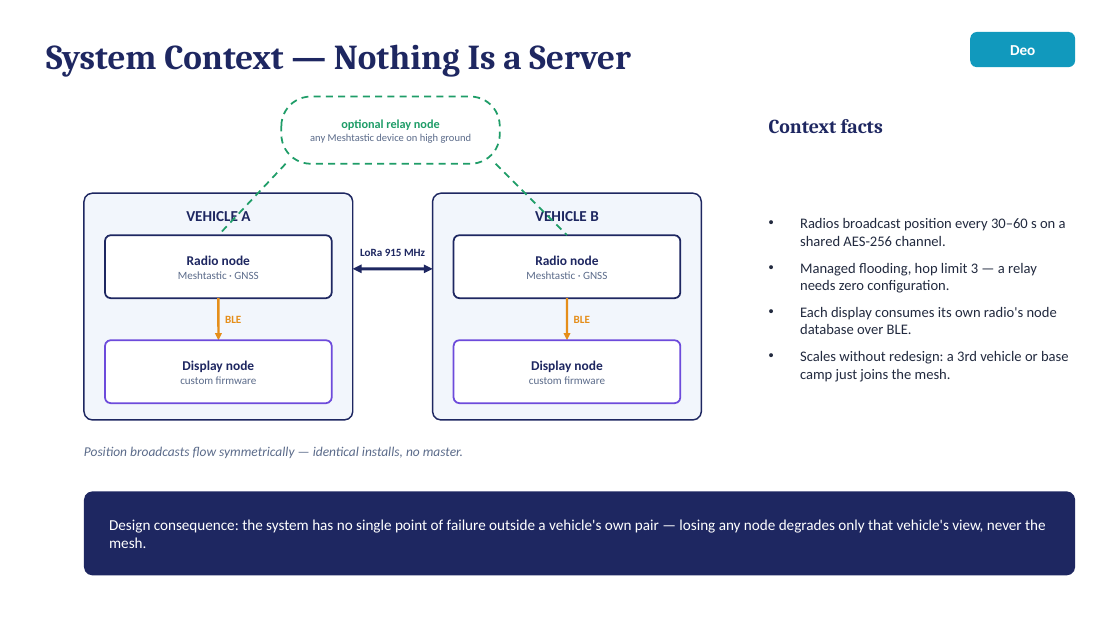
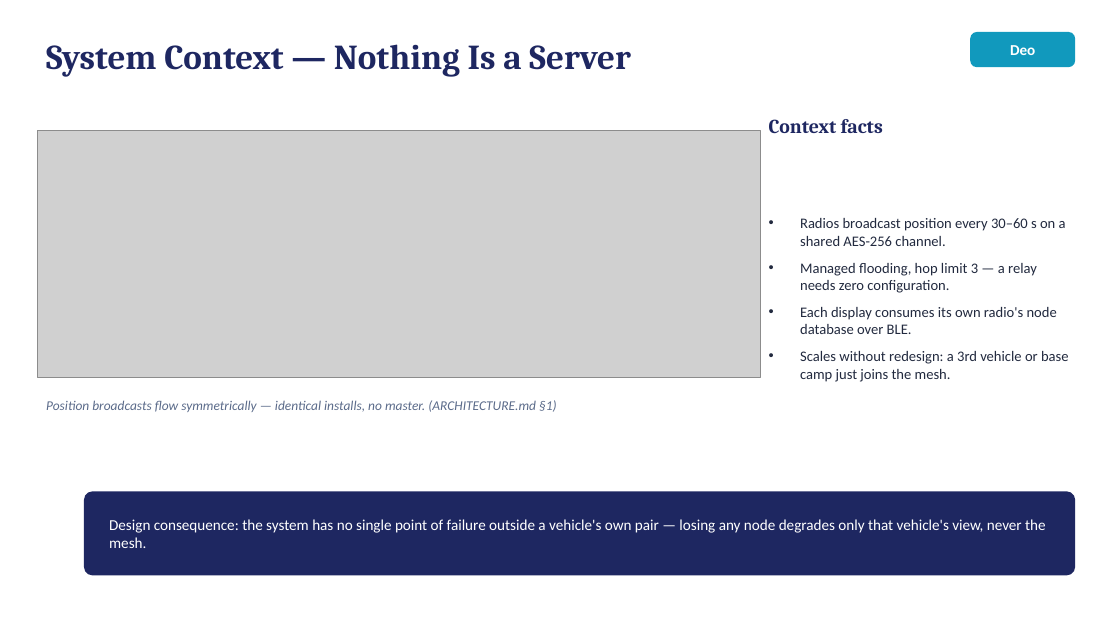
Before and after one commit to deosgracius/offgrid-vehicle-tracker, a slide deck: slide 4 of docs/presentations/Group9_Presentation2_Weeks1-2.pptx. Drawn at 1120x630 pixels with LibreOffice and Linux fonts; fonts in the diff are those of the drawing; grey boxes stand for pictures. Boxes give left, top, right and bottom in pixels: in the first picture for what was removed or moved away, otherwise in the second. Text is boxed around its words. In the diff, an @@ line names an element or a change of style, - is before the commit and + after.

```diff
--- a/docs/presentations/Group9_Presentation2_Weeks1-2.pptx
+++ b/docs/presentations/Group9_Presentation2_Weeks1-2.pptx
@@ rounded rectangle removed at bbox=[281, 97, 500, 164] @@
@@ text removed at bbox=[310, 119, 472, 143] @@
-optional relay node
-any Meshtastic device on high ground
@@ picture added at bbox=[38, 130, 760, 377] @@
@@ line removed from (286, 164) to (218, 235) @@
@@ line removed from (496, 164) to (567, 235) @@
@@ rounded rectangle removed at bbox=[84, 193, 353, 420] @@
@@ text removed at bbox=[186, 208, 250, 223] @@
-VEHICLE A
@@ rounded rectangle removed at bbox=[433, 193, 702, 420] @@
@@ text removed at bbox=[535, 208, 599, 226] @@
-VEHICLE B
@@ rounded rectangle removed at bbox=[105, 235, 332, 298] @@
@@ rounded rectangle removed at bbox=[454, 235, 681, 298] @@
@@ text removed at bbox=[178, 255, 258, 279] @@
-Radio node
-Meshtastic · GNSS
@@ double arrow removed from (353, 269) to (433, 269) @@
@@ text removed at bbox=[360, 248, 425, 256] @@
-LoRa 915 MHz
@@ text removed at bbox=[526, 255, 607, 279] @@
-Radio node
-Meshtastic · GNSS
@@ arrow removed from (218, 298) to (218, 340) @@
@@ arrow removed from (567, 298) to (567, 340) @@
@@ text removed at bbox=[225, 316, 241, 323] @@
-BLE
@@ text removed at bbox=[574, 315, 590, 323] @@
-BLE
@@ rounded rectangle removed at bbox=[105, 340, 332, 403] @@
@@ rounded rectangle removed at bbox=[454, 340, 681, 403] @@
@@ text removed at bbox=[180, 360, 257, 384] @@
-Display node
-custom firmware
@@ text removed at bbox=[529, 360, 605, 384] @@
-Display node
-custom firmware
@@ text at bbox=[46, 400, 557, 412]: text changed @@
-Position broadcasts flow symmetrically — identical installs, no master.
+Position broadcasts flow symmetrically — identical installs, no master. (ARCHITECTURE.md §1)
```
Also in this commit, not shown: 4 other slides changed, 1 other file.
